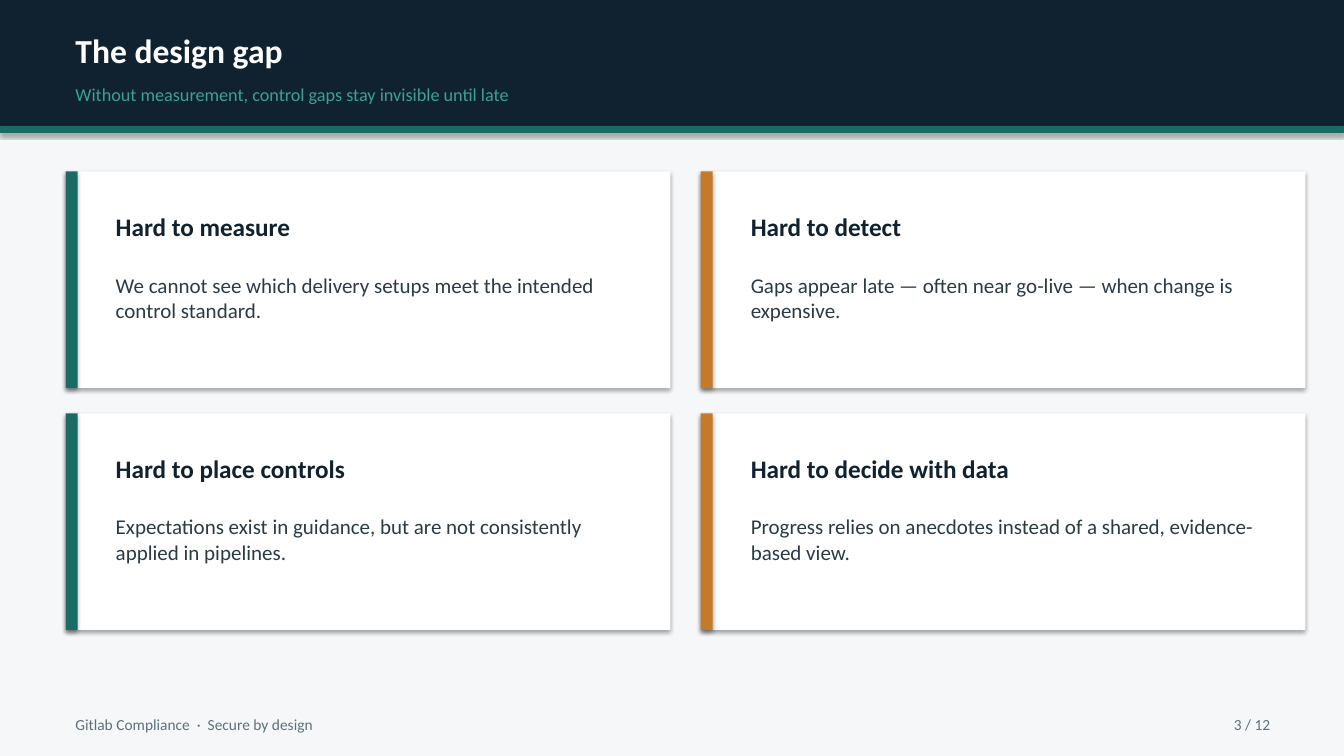
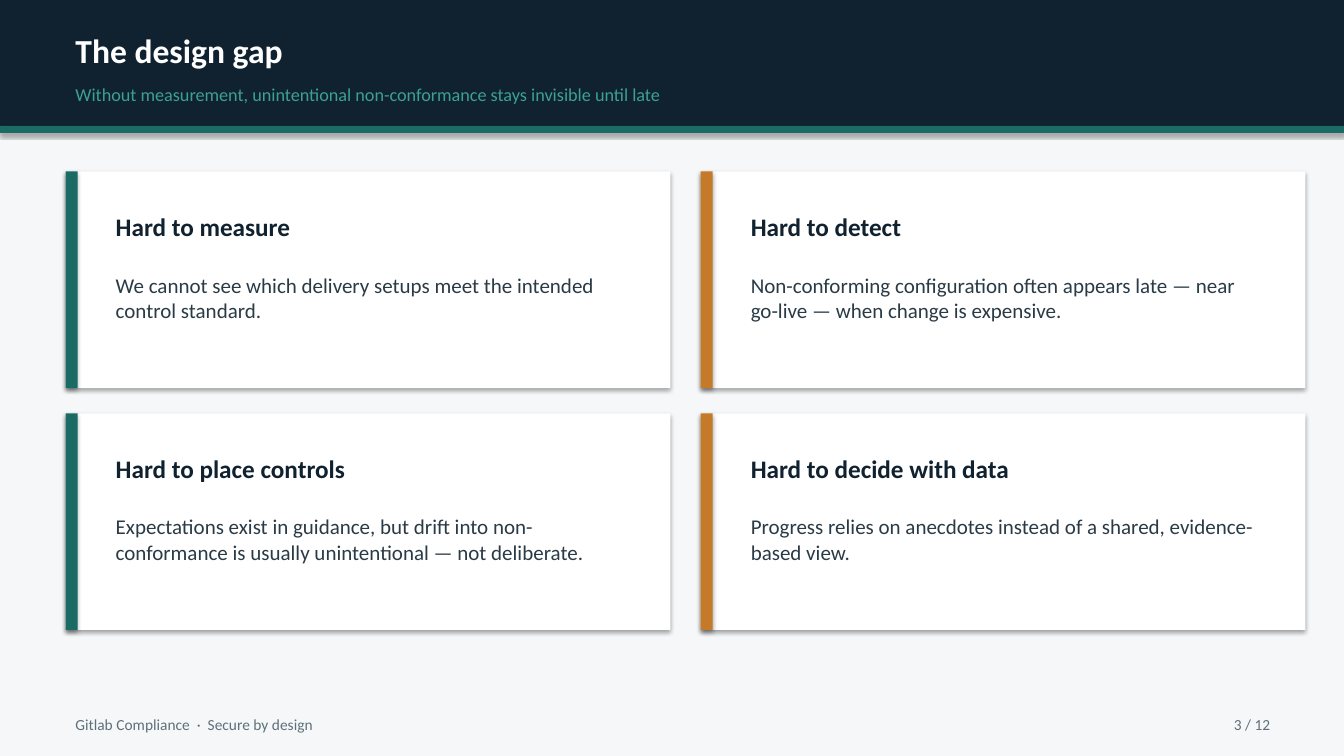
Before and after one commit to MaturityBuilder/gitlab-compliance, a slide deck: slide 3 of docs/presentations/gitlab-compliance-stakeholder-briefing.pptx. Drawn at 1344x756 pixels with LibreOffice and Linux fonts; fonts in the diff are those of the drawing. Boxes give left, top, right and bottom in pixels: in the first picture for what was removed or moved away, otherwise in the second. Text is boxed around its words. In the diff, an @@ line names an element or a change of style, - is before the commit and + after.

```diff
--- a/docs/presentations/gitlab-compliance-stakeholder-briefing.pptx
+++ b/docs/presentations/gitlab-compliance-stakeholder-briefing.pptx
@@ text at (75,88,660,104): text changed @@
-Without measurement, control gaps stay invisible until late
+Without measurement, unintentional non-conformance stays invisible until late
@@ text at (751,278,1235,322): text changed @@
-Gaps appear late — often near go-live — when change is expensive.
+Non-conforming configuration often appears late — near go-live — when change is expensive.
@@ text at (116,519,583,564): text changed @@
-Expectations exist in guidance, but are not consistently applied in pipelines.
+Expectations exist in guidance, but drift into non-conformance is usually unintentional — not deliberate.
```
Also in this commit, not shown: 10 other slides changed, 2 other files.
